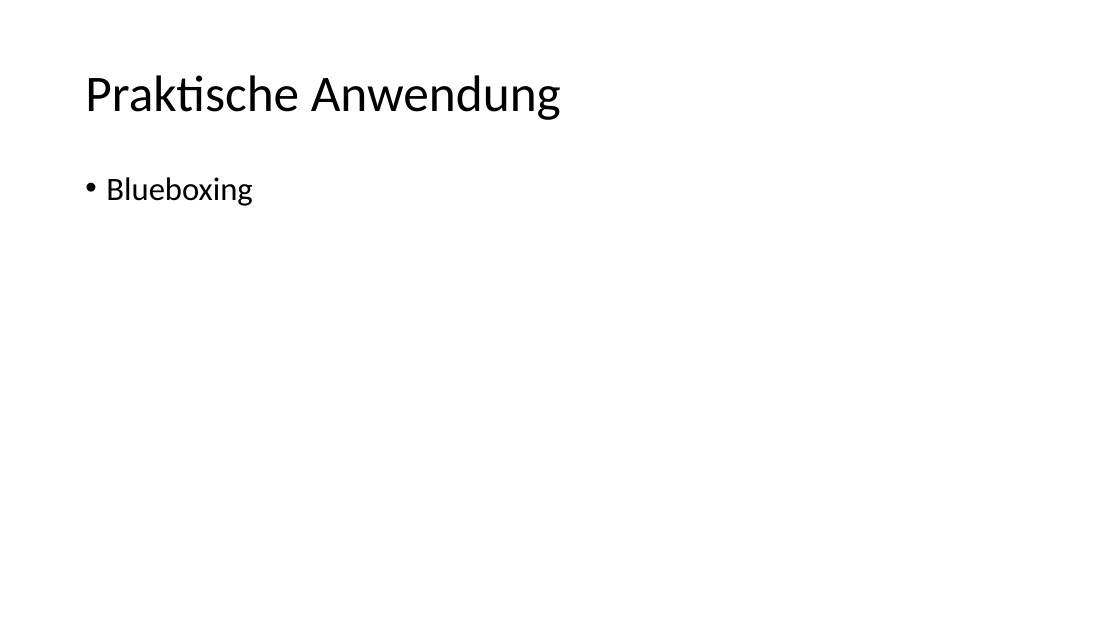
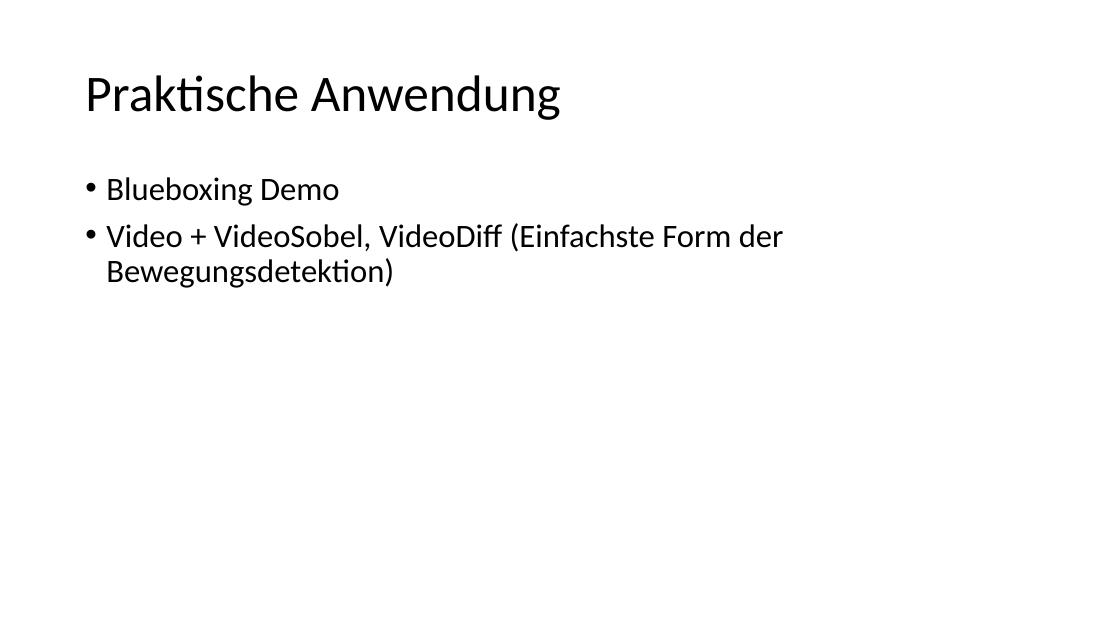
Before and after one commit to uwearzt/Bildverarbeitung-OpenCV, a slide deck: slide 16 of ppt/Bildverarbeitung-OpenCV.pptx. Drawn at 1120x630 pixels with LibreOffice and Linux fonts; fonts in the diff are those of the drawing. Boxes give left, top, right and bottom in pixels: in the first picture for what was removed or moved away, otherwise in the second. Text is boxed around its words. In the diff, an @@ line names an element or a change of style, - is before the commit and + after.

Commit message:
Presentation 29.09.2015

```diff
--- a/ppt/Bildverarbeitung-OpenCV.pptx
+++ b/ppt/Bildverarbeitung-OpenCV.pptx
@@ text at box(106, 177, 784, 288): text changed @@
-• Blueboxing
+• Blueboxing Demo
+• Video + VideoSobel, VideoDiff (Einfachste Form der Bewegungsdetektion)
```
Also in this commit, not shown: 2 slides added, 1 other file.
